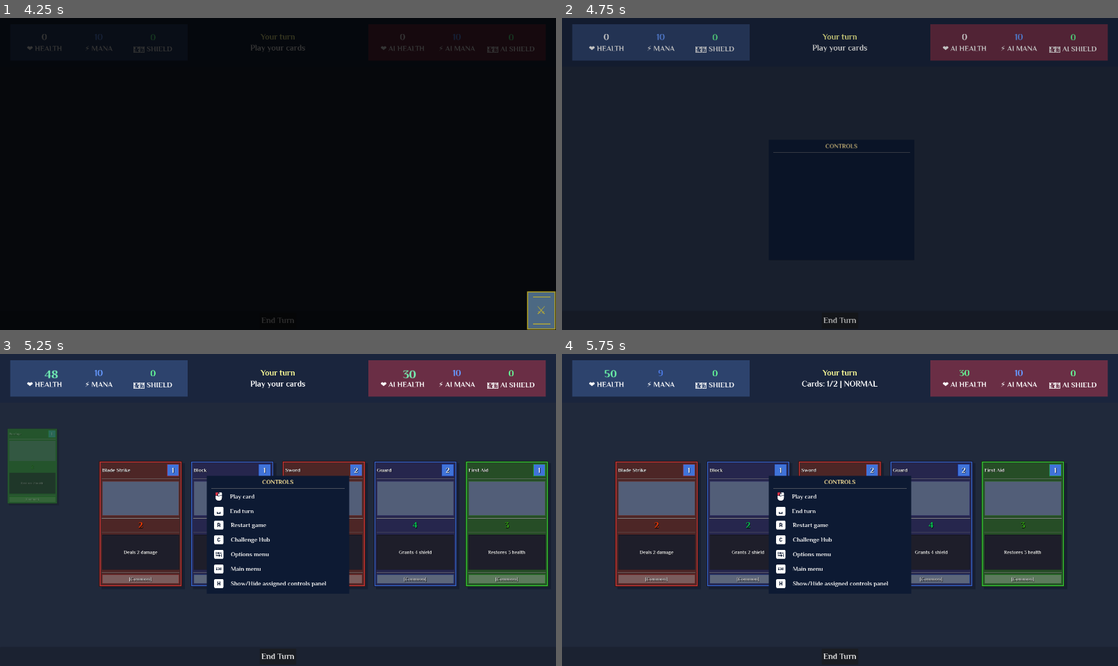
Above: before the commit, frames 1-4 (two rows, left to right).
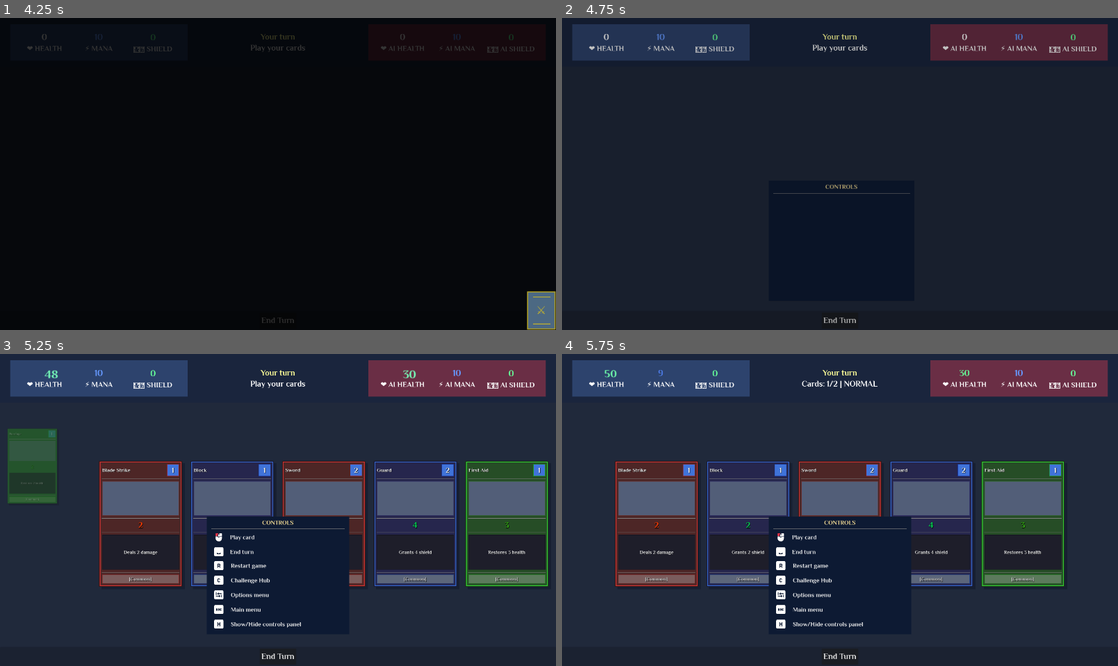
Above: after the commit, the same moments.

Repository: lextrack/Card-Vault-Keeper-Arena
Game: Godot game, scene res://scenes/ChallengeHub.tscn
Two runs of this game, one before a commit and one after it. Both use one fixed random seed, a clock stepped at 60 frames per second and the inputs below. This scene is started directly instead of the project's main scene. Video files are missing from this copy of the repository; at most half a second of black plays in their place. Sound files missing from this copy of the repository are replaced by a short silence.
Inputs (mouse positions are in pixels of both pictures, inside the frame that each line leads up to):
- Up to frame 1 (4.25 s): tap Enter (game_select) at 0.5 s; move the mouse to (400, 158) at 0.52 s; hold Right (ui_right) 0.53-1.28 s; hold C (ChallengeHub_access) 0.53-1.28 s; click (400, 158) at 0.67 s; move the mouse to (166, 189) at 1.27 s; hold Escape (game_back) 1.28-2 s; tap Space (end_turn_specific) at 1.35 s; click (166, 189) at 1.42 s; click "START GAME" at 2 s; click "START GAME" at 2.75 s; click "PLAY NORMAL" at 3.5 s
- Up to frame 2 (4.75 s): move the mouse to (895, 105) at 4.27 s; hold Right (ui_right) from 4.28 s (still down); hold H (game_controls) from 4.28 s (still down); click (895, 105) at 4.42 s
- Up to frame 3 (5.25 s): move the mouse to (50, 522) at 5.02 s; release Right (ui_right) at 5.03 s; release H (game_controls) at 5.03 s; hold Up (ui_up) from 5.03 s (still down); tap Enter (game_select) at 5.1 s; click (50, 522) at 5.17 s
- Up to frame 4 (5.75 s): keep holding Up (ui_up)

Frame 1 is identical in both runs. In frame 2, 0.2% of the frame differs, in the area x 38-63%, y 40-57%; in frame 3, 4.3%, in the area x 37-63%, y 38-88%; in frame 4, 4.1%.

Commit message:
Minor changes in the controls and the UI

Diff:
--- a/scenes/AICardNotification.tscn
+++ b/scenes/AICardNotification.tscn
@@ -8,9 +8,9 @@
 anchor_top = 1.0
 anchor_bottom = 1.0
 offset_left = 7.0
-offset_top = -152.0
+offset_top = -153.0
 offset_right = 247.0
-offset_bottom = -72.0
+offset_bottom = -73.0
 grow_vertical = 0
 script = ExtResource("1_notification")
 
--- a/scenes/ControlsPanel.tscn
+++ b/scenes/ControlsPanel.tscn
@@ -5,15 +5,14 @@
 [node name="ControlsPanel" type="Control"]
 z_index = 200
 layout_mode = 3
-anchors_preset = 8
 anchor_left = 0.5
-anchor_top = 0.5
+anchor_top = 1.032
 anchor_right = 0.5
-anchor_bottom = 0.5
+anchor_bottom = 1.032
 offset_left = -175.0
-offset_top = -84.0
+offset_top = -392.576
 offset_right = 175.0
-offset_bottom = 206.0
+offset_bottom = -102.576
 grow_horizontal = 2
 grow_vertical = 2
 size_flags_horizontal = 4
--- a/scenes/GameNotification.tscn
+++ b/scenes/GameNotification.tscn
@@ -10,9 +10,9 @@
 anchor_right = 1.0
 anchor_bottom = 1.0
 offset_left = -255.0
-offset_top = -154.0
+offset_top = -153.0
 offset_right = -15.0
-offset_bottom = -74.0
+offset_bottom = -73.0
 grow_horizontal = 0
 grow_vertical = 0
 script = ExtResource("1_game_notification")
--- a/scripts/Card.gd
+++ b/scripts/Card.gd
@@ -33,6 +33,7 @@
 var is_being_played: bool = false
 var animation_in_progress: bool = false
 var has_played_epic_animation: bool = false
+var input_method_override: String = ""
 
 var gamepad_selection_applied: bool = false
 var gamepad_hover_active: bool = false
@@ -208,7 +209,6 @@
 	current_tween.tween_property(self, "position", position + Vector2(0, -80), 0.12).set_ease(Tween.EASE_IN).set_trans(Tween.TRANS_BACK)
 	current_tween.tween_property(self, "scale", Vector2(0.6, 0.6), 0.12).set_ease(Tween.EASE_IN)
 	current_tween.tween_property(self, "modulate:a", 0.0, 0.18).set_ease(Tween.EASE_IN)
-	#current_tween.tween_property(self, "rotation", deg_to_rad(2), 0.1).set_ease(Tween.EASE_IN)
 
 	await current_tween.finished
 	queue_free()
@@ -219,8 +219,12 @@
 
 	var main_scene_node = get_tree().get_first_node_in_group("main_scene")
 	var input_manager = main_scene_node.input_manager if main_scene_node else null
-	if input_manager and input_manager.gamepad_mode and gamepad_selection_applied:
-		return
+
+	if input_manager:
+		if input_manager.gamepad_mode and gamepad_selection_applied:
+			return
+		elif input_manager.gamepad_mode:
+			input_method_override = "mouse"
 
 	if not is_hovered and is_playable and _can_animate():
 		is_hovered = true
@@ -230,6 +234,9 @@
 func _on_mouse_exited():
 	if is_being_played or not is_hovered:
 		return
+
+	if input_method_override == "mouse":
+		input_method_override = ""
 
 	var main_scene_node = get_tree().get_first_node_in_group("main_scene")
 	var input_manager = main_scene_node.input_manager if main_scene_node else null
@@ -307,6 +314,7 @@
 	gamepad_selection_applied = false
 	gamepad_hover_active = false
 	animation_in_progress = false
+	input_method_override = ""
 
 	scale = original_scale
 	z_index = 0
--- a/scripts/ControlsPanel.gd
+++ b/scripts/ControlsPanel.gd
@@ -87,7 +87,7 @@
 		main_menu_label.text = "Main menu"
 
 		show_controls_icon.texture = xbox_rb_texture
-		show_controls_label.text = "Show/Hide assigned controls panel"
+		show_controls_label.text = "Show/Hide controls panel"
 	else:
 		play_icon.texture = mouse_click_texture
 		play_label.text = "Play card"
@@ -108,7 +108,7 @@
 		main_menu_label.text = "Main menu"
 
 		show_controls_icon.texture = key_h_texture
-		show_controls_label.text = "Show/Hide assigned controls panel"
+		show_controls_label.text = "Show/Hide controls panel"
 
 	play_hint.visible = is_player_turn and has_cards
 	end_hint.visible = is_player_turn
--- a/scripts/InputManager.gd
+++ b/scripts/InputManager.gd
@@ -7,6 +7,7 @@
 var options_menu: OptionsMenu
 var input_enabled: bool = true
 var input_processing: bool = false
+var last_interaction_time: float = 0.0
 
 func setup(main: Control, options: OptionsMenu = null):
 	main_scene = main
@@ -152,20 +153,32 @@
 			end_turn_button.grab_focus()
 
 func _detect_input_method(event: InputEvent):
+	var current_time = Time.get_ticks_msec() / 1000.0
+
 	if event is InputEventJoypadButton and event.pressed:
 		if not last_input_was_gamepad:
 			last_input_was_gamepad = true
+			last_interaction_time = current_time
 			CursorManager.set_gamepad_mode(true)
+
 			if main_scene.is_player_turn and main_scene.player and is_input_enabled():
 				gamepad_mode = true
 				_update_ui_for_gamepad_mode()
-	elif event is InputEventMouse or (event is InputEventKey and event.pressed):
-		if last_input_was_gamepad:
-			last_input_was_gamepad = false
-			CursorManager.set_gamepad_mode(false)
-			if main_scene.is_player_turn and main_scene.player and is_input_enabled():
-				gamepad_mode = false
-				_update_ui_for_gamepad_mode()
+
+	elif event is InputEventMouse:
+		if current_time - last_interaction_time > 0.2:
+			if last_input_was_gamepad:
+				last_input_was_gamepad = false
+				last_interaction_time = current_time
+				CursorManager.set_gamepad_mode(false)
+
+				if main_scene.is_player_turn and main_scene.player and is_input_enabled():
+					gamepad_mode = false
+					_update_ui_for_gamepad_mode()
+
+	elif event is InputEventKey and event.pressed:
+		if not last_input_was_gamepad and current_time - last_interaction_time > 0.5:
+			last_interaction_time = current_time
 
 func _update_ui_for_gamepad_mode():
 	if not is_input_enabled():
@@ -201,11 +214,11 @@
 
 	if event.is_action_pressed("ui_left"):
 		if main_scene.ui_manager.navigate_cards(-1, main_scene.player):
-			main_scene.audio_helper.play_card_hover_sound()
+			main_scene.ui_manager.handle_card_hover_audio(null, "gamepad_navigation")
 		return
 	elif event.is_action_pressed("ui_right"):
 		if main_scene.ui_manager.navigate_cards(1, main_scene.player):
-			main_scene.audio_helper.play_card_hover_sound()
+			main_scene.ui_manager.handle_card_hover_audio(null, "gamepad_navigation")
 		return
 
 	if main_scene.player.can_play_more_cards():
--- a/scripts/UIManager.gd
+++ b/scripts/UIManager.gd
@@ -73,6 +73,20 @@
 	last_playability_state = new_playability
 	return changed
 
+func handle_card_hover_audio(card: Card, hover_type: String):
+	var audio_helper = main_scene.audio_helper
+	if not audio_helper:
+		return
+
+	match hover_type:
+		"mouse":
+			if not gamepad_selection_active:
+				audio_helper.play_card_hover_sound()
+		"gamepad_navigation":
+			audio_helper.play_card_hover_sound()
+		"gamepad_selection":
+			audio_helper.play_card_hover_sound()
+
 func update_all_labels(player: Player, ai: Player):
 	update_player_hp(player.current_hp)
 	update_player_mana(player.current_mana)
@@ -332,10 +346,10 @@
 			card_instance.set_playable(can_play)
 
 func _on_card_gamepad_hovered(card: Card):
-	if not gamepad_selection_active:
-		var audio_helper = main_scene.audio_helper
-		if audio_helper:
-			audio_helper.play_card_hover_sound()
+	if gamepad_selection_active:
+		handle_card_hover_audio(card, "gamepad_selection")
+	else:
+		handle_card_hover_audio(card, "gamepad_navigation")
 
 func _on_card_gamepad_unhovered(card: Card):
 	pass
@@ -351,11 +365,7 @@
 				selected_card.apply_gamepad_selection_style()
 
 func _on_card_hover():
-	var input_manager = main_scene.input_manager
-	if input_manager and not input_manager.gamepad_mode:
-		var audio_helper = main_scene.audio_helper
-		if audio_helper:
-			audio_helper.play_card_hover_sound()
+	handle_card_hover_audio(null, "mouse")
 
 func update_turn_button_text(player: Player, end_turn_button: Button, gamepad_mode: bool):
 	if not end_turn_button or not player:
